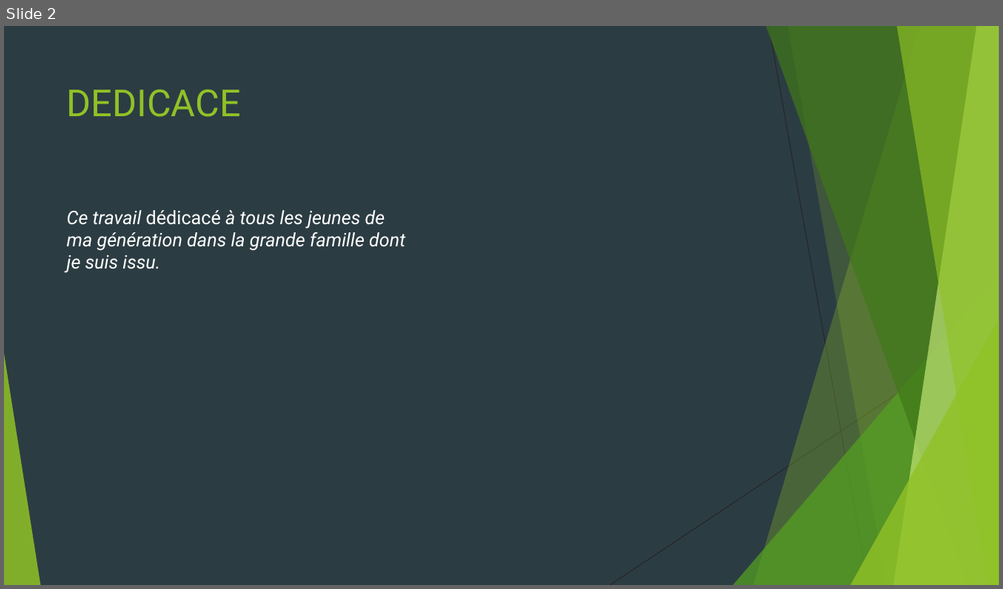
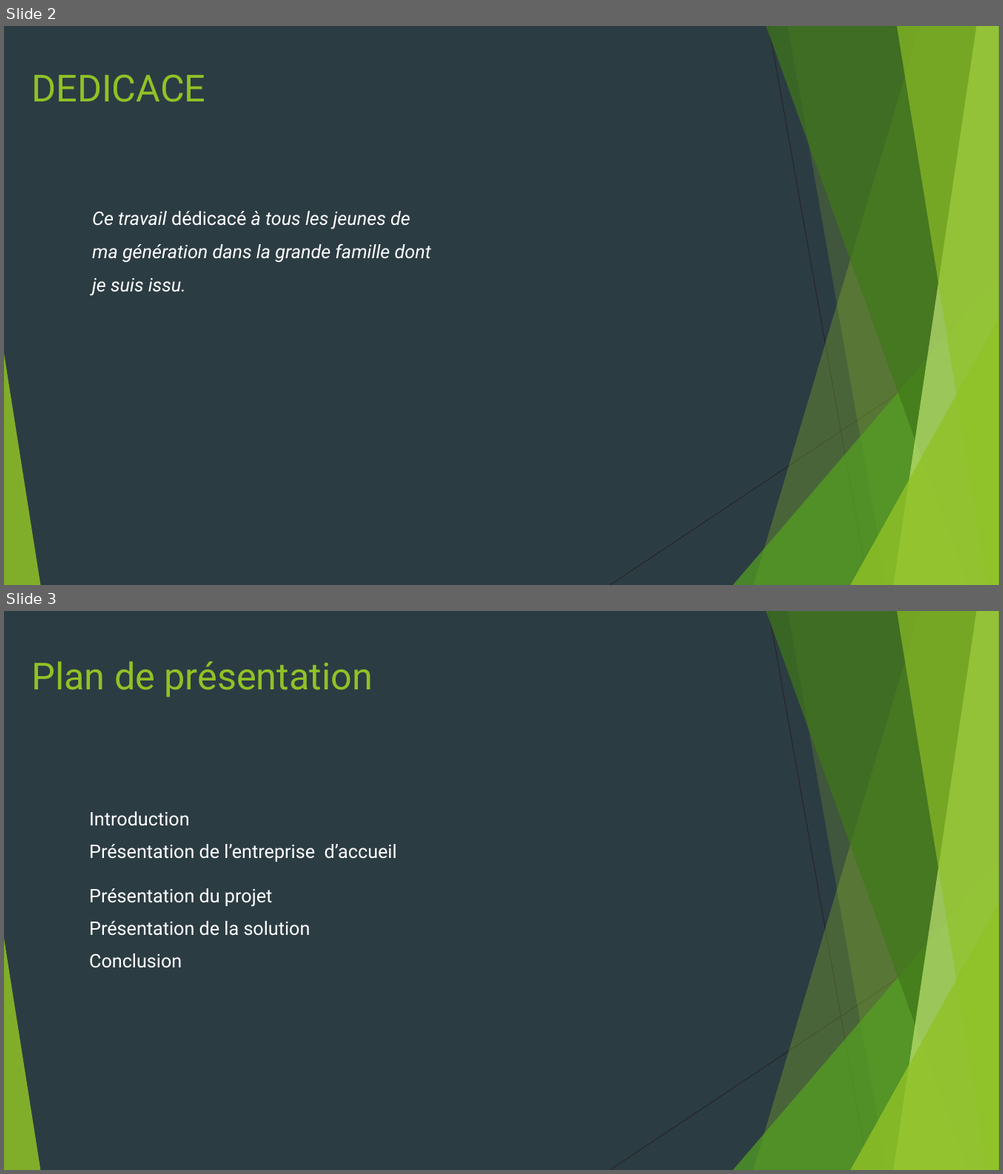
Before and after one commit to HeroNational/crowdfunding-App, a slide deck: rapport de stage/RApport de stage Slides.pptx. Shown one above the other, each under a label of ours: slide 2 before the commit, slides 2 and 3 after it. The pictures are 1003x589 and 1003x1174 pixels, drawn with LibreOffice and Linux fonts; fonts in the diff are those of the drawing. Boxes give left, top, right and bottom in pixels: in the first picture for what was removed or moved away, otherwise in the second. Text is boxed around its words. In the diff, an @@ line names an element or a change of style, - is before the commit and + after.

```diff
--- a/rapport de stage/RApport de stage Slides.pptx
+++ b/rapport de stage/RApport de stage Slides.pptx
@@ slide 3 added at <box>4,611,999,1170</box>, background #2C3C43; not listed: 10 template elements that a slide beside it also shows @@
@@ text added at <box>31,661,373,697</box>, 36 pt, text #90C226 @@
+Plan de présentation
@@ text added at <box>89,812,397,968</box>, 18 pt, text #FFFFFF @@
+Introduction
+Présentation de l’entreprise d’accueil
+Présentation du projet
+Présentation de la solution
+Conclusion
@@ slide 2 changed as well @@
@@ title "DEDICACE": place and size @@
-title "DEDICACE" at <box>67,90,241,117</box>
+title "DEDICACE" at <box>31,75,205,102</box>
@@ text "Ce travail dédicacé à tous ...": place and size @@
-text "Ce travail dédicacé à tous ..." at <box>67,210,405,272</box>
+text "Ce travail dédicacé à tous ..." at <box>92,211,431,295</box>
@@ text "Ce travail dédicacé à tous ..." at <box>92,211,431,295</box>: line spacing 1 to 1.5 @@
```
Also in this commit, not shown: 1 other slide changed, 10 other slides added, 4 other files.
